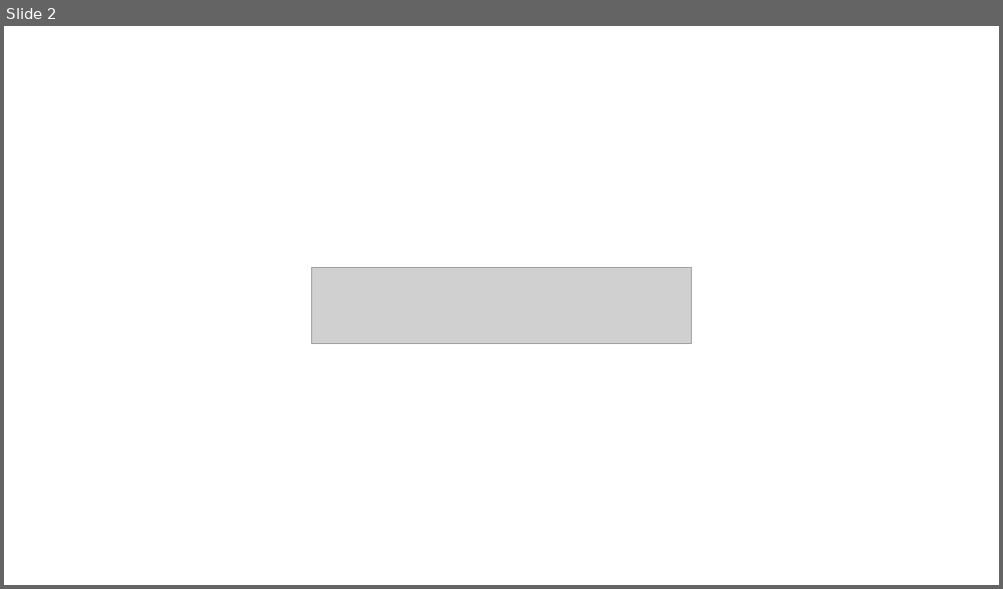
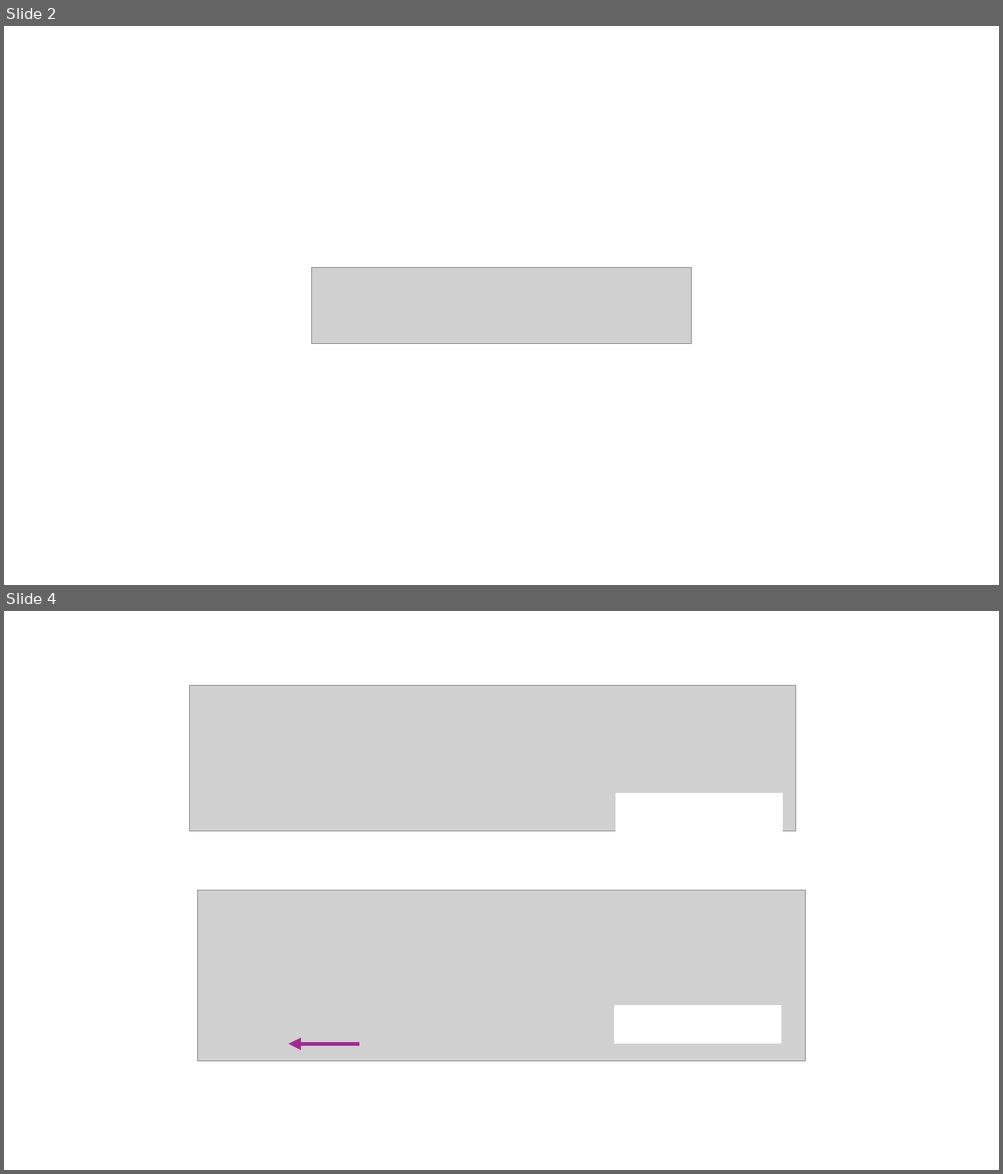
Before and after one commit to krijkamp/escher_package_workshop, a slide deck: images/File to edit images.pptx. Shown one above the other, each under a label of ours: slide 2 before the commit, slides 2 and 4 after it; the slides between them are not shown. The pictures are 1003x589 and 1003x1174 pixels, drawn with LibreOffice and Linux fonts; fonts in the diff are those of the drawing; grey boxes stand for pictures. Boxes give left, top, right and bottom in pixels: in the first picture for what was removed or moved away, otherwise in the second. Text is boxed around its words. In the diff, an @@ line names an element or a change of style, - is before the commit and + after.

```diff
--- a/images/File to edit images.pptx
+++ b/images/File to edit images.pptx
@@ slide 4 added at (4, 611, 999, 1170), background #FFFFFF @@
@@ picture added at (190, 686, 796, 832) @@
@@ rectangle added at (616, 794, 782, 831), fill #FFFFFF, outline #FFFFFF 1.5 pt @@
@@ picture added at (198, 891, 805, 1062) @@
@@ rectangle added at (698, 988, 841, 1025), fill #FFFFFF, outline #FFFFFF 1.5 pt @@
@@ rectangle added at (615, 1005, 781, 1043), fill #FFFFFF, outline #FFFFFF 1.5 pt @@
@@ arrow added from (360, 1045) to (288, 1045), #A02B93 4 pt @@
```
Also in this commit, not shown: 5 other slides added, 2 other files.
